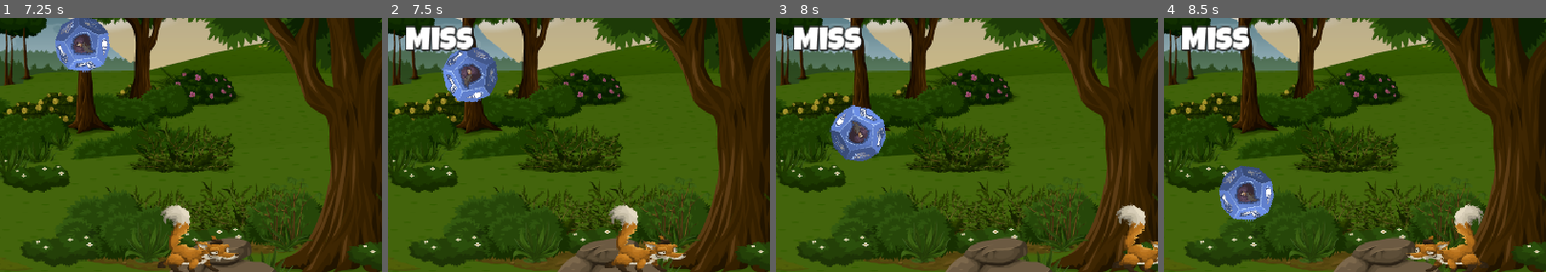
Above: before the commit, frames 1-4 (left to right).
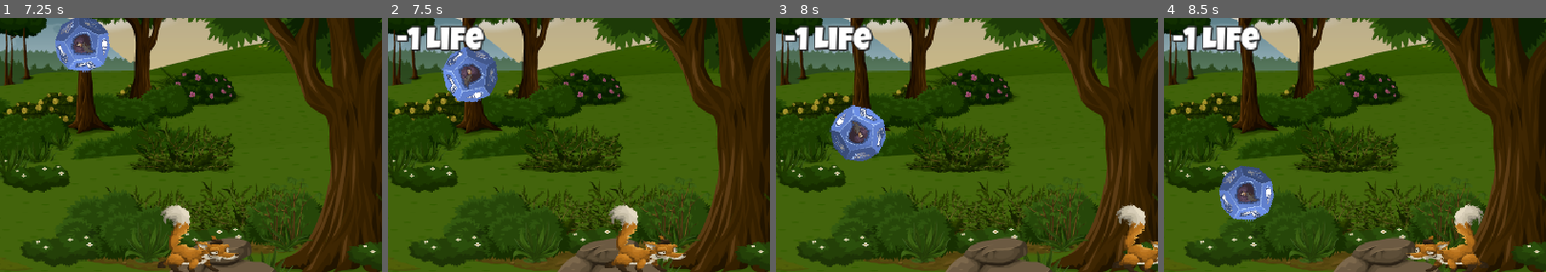
Above: after the commit, the same moments.

Repository: Newton-Duarte/godot-dice-catcher
Game: Godot game, scene res://scenes/game.tscn
Same seed, same stepped clock (60 frames per second), same inputs: the game is played once before the commit and once after it.
Inputs:
- Up to frame 1 (7.25 s): tap Enter at 0.5 s; hold Right (ui_right) 0.53-1.28 s; hold Left (ui_left) 1.28-2.03 s; hold Right (ui_right) 2.03-3.53 s; hold Left (ui_left) 3.53-5.78 s; hold Right (ui_right) from 5.78 s (still down)
- Up to frame 2 (7.5 s): keep holding Right (ui_right)
- Up to frame 3 (8 s): keep holding Right (ui_right)
- Up to frame 4 (8.5 s): release Right (ui_right) at 8.03 s; hold Left (ui_left) from 8.03 s (still down)
The pictures show only the part of the screen within x 43-93%, y 48-98%; the shares and areas given below are measured in that part.

Frame 1 is identical in both runs. In frame 2, 1.6% of the frame differs, in the area x 2-26%, y 3-14%; in frame 3, 1.6%; in frame 4, 1.6%.

Commit message:
refactor: catch dice logic, removing it from player, and adding it to the game

Diff:
--- a/scenes/game.tscn
+++ b/scenes/game.tscn
@@ -99,8 +99,7 @@
 autostart = true
 
 [connection signal="timeout" from="SpawnTimer" to="." method="spawn_dice"]
-[connection signal="lose_life" from="Fox" to="." method="_on_fox_lose_life"]
-[connection signal="point_scored" from="Fox" to="." method="_on_fox_point_scored"]
+[connection signal="dice_caught" from="Fox" to="." method="_on_fox_dice_caught"]
 [connection signal="timeout" from="FeedbackLabelTimer" to="." method="_on_feedback_label_timer_timeout"]
 [connection signal="timeout" from="DifficultyTimer" to="." method="_on_difficulty_timer_timeout"]
 [connection signal="timeout" from="BadDiceTimer" to="." method="_on_bad_dice_timer_timeout"]
--- a/scripts/fox.gd
+++ b/scripts/fox.gd
@@ -2,8 +2,7 @@
 
 extends Area2D
 
-signal point_scored(points: int)
-signal lose_life
+signal dice_caught(dice: Dice)
 
 const EDGE_SPRITE_MARGIN = 55.0
 
@@ -26,12 +25,7 @@
 
 func _on_area_entered(area: Area2D) -> void:
 	if area is Dice:
-		if area.is_bad:
-			lose_life.emit()
-			area.queue_free()
-			return
-
+		dice_caught.emit(area)
 		sounds.pitch_scale = randf_range(0.75, 1.5)
 		sounds.play()
-		point_scored.emit(area.points)
 		area.queue_free()
--- a/scripts/game.gd
+++ b/scripts/game.gd
@@ -92,12 +92,21 @@
 
 func lose_life() -> void:
 	_lives = max(_lives - 1, 0)
+	show_feedback_label("-1 Life")
 	update_lives()
 
 	if _lives <= 0:
 		game_over()
 	else:
 		negative_sound.play()
+
+func check_bonus_life() -> void:
+	if _next_live_bonus_points >= BONUS_LIVE_POINTS_NEEDED:
+		_next_live_bonus_points -= BONUS_LIVE_POINTS_NEEDED
+		_lives = min(_lives + 1, MAX_LIVES)
+		extra_life_sound.play()
+		show_feedback_label("+1 Life")
+		update_lives()
 
 func _on_dice_off_screen(is_bad: bool) -> void:
 	if is_bad: return
@@ -132,4 +141,14 @@
 
 func _on_fox_lose_life() -> void:
 	lose_life()
-	show_feedback_label("-1 Life")
+
+func _on_fox_dice_caught(dice: Dice) -> void:
+	if dice.is_bad:
+		lose_life()
+		return
+
+	_points += dice.points
+	_next_live_bonus_points += dice.points
+	show_feedback_label("+%s" % dice.points)
+	update_score_label()
+	check_bonus_life()
